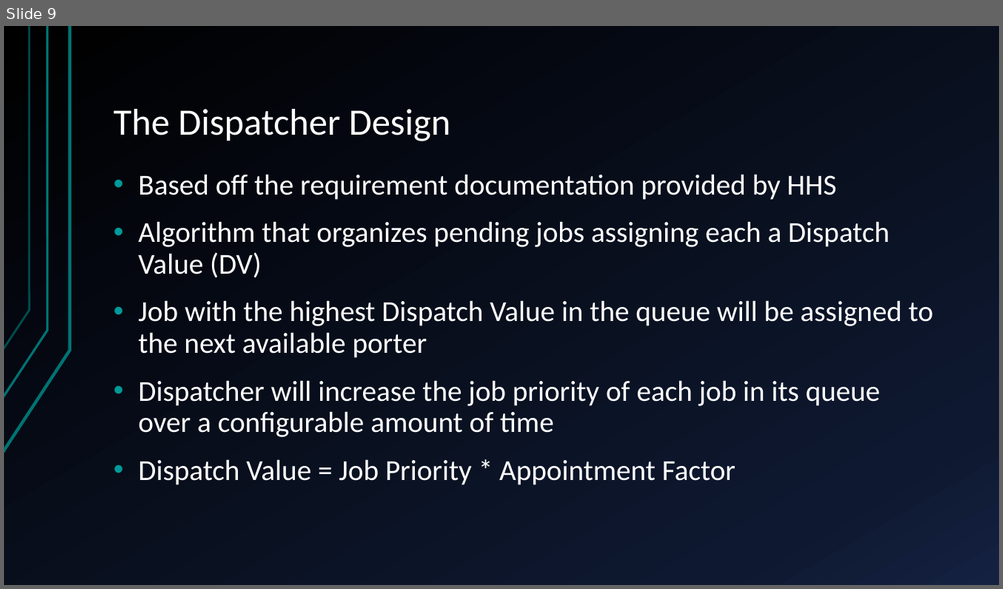
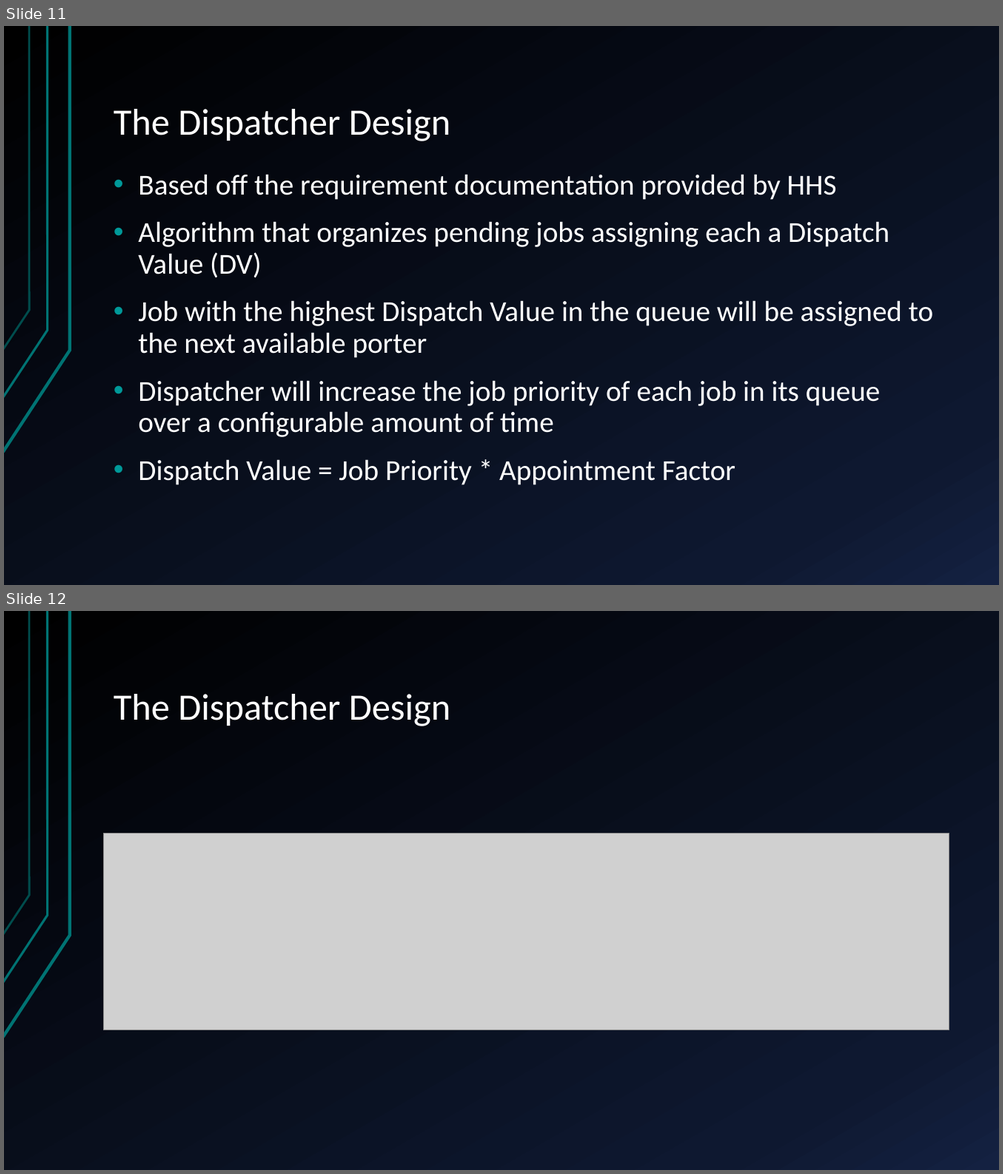
Before and after one commit to vkondrav/Porter-Simulation, a slide deck: Capstone Presentation.pptx. Shown one above the other, each under a label of ours: slide 9 before the commit, slides 11 and 12 after it. The pictures are 1003x589 and 1003x1174 pixels, drawn with LibreOffice and Linux fonts; fonts in the diff are those of the drawing; grey boxes stand for pictures. Boxes give left, top, right and bottom in pixels: in the first picture for what was removed or moved away, otherwise in the second. Text is boxed around its words. In the diff, an @@ line names an element or a change of style, - is before the commit and + after.

```diff
--- a/Capstone Presentation.pptx
+++ b/Capstone Presentation.pptx
@@ slide 12 added at (x1=4, y1=611, x2=999, y2=1170), background gradient #000000 to #0F1931 to #142242; not listed: 3 template elements that a slide beside it also shows @@
@@ title added at (x1=114, y1=694, x2=450, y2=726), 36 pt, text #FFFFFF @@
+The Dispatcher Design
@@ picture added at (x1=103, y1=833, x2=948, y2=1031) @@
@@ what was slide 9 is now slide 11 @@
```
Also in this commit, not shown: 3 slides changed, 4 other slides added, 4 other files.
